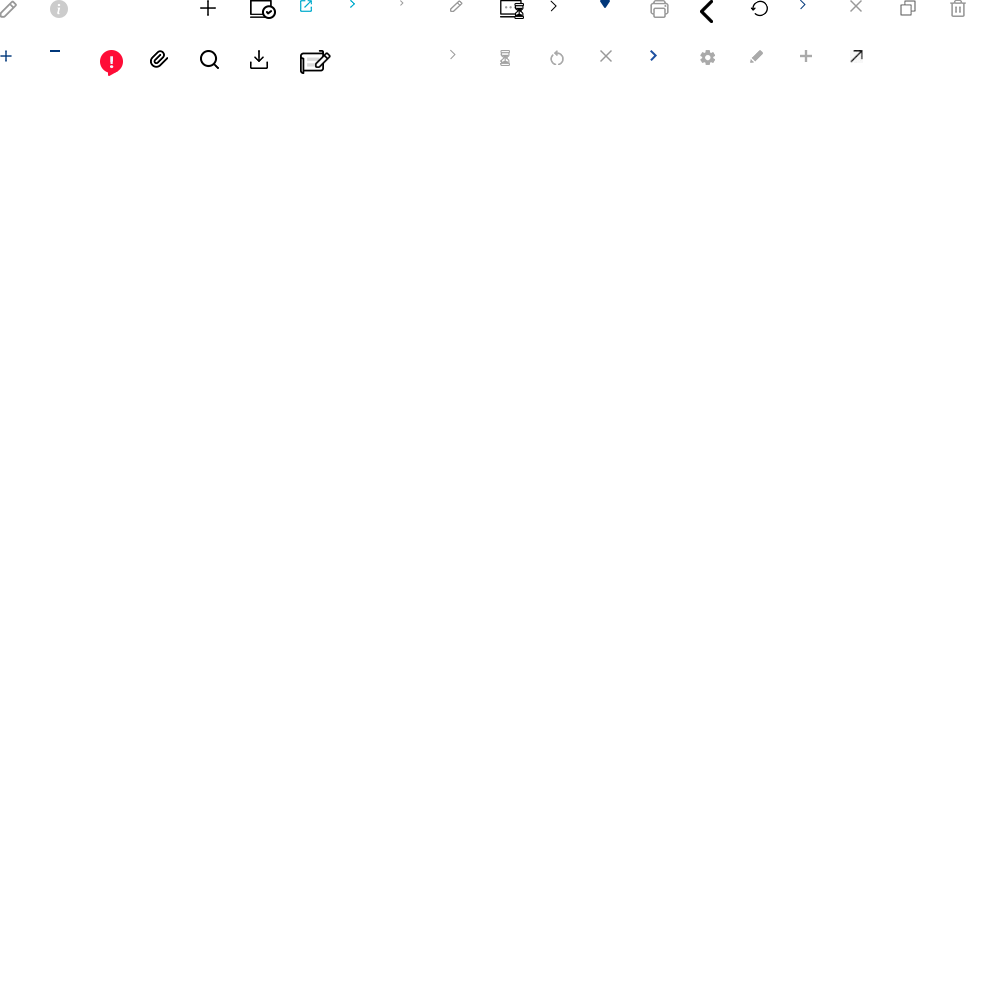
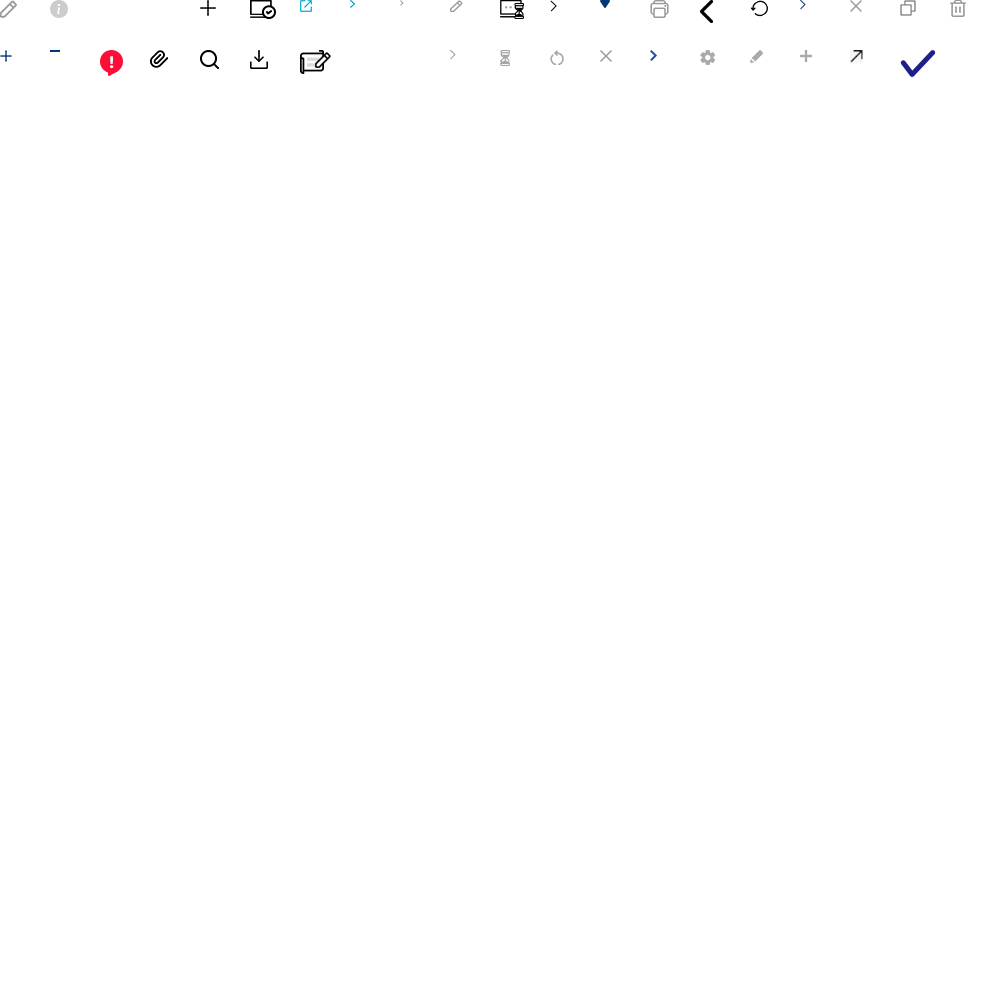
Comparing the layer stacks of the two 1000x1000 images. Changes:
added layer "레이어 54" in group "그룹 2" over [900, 50, 936, 77]
